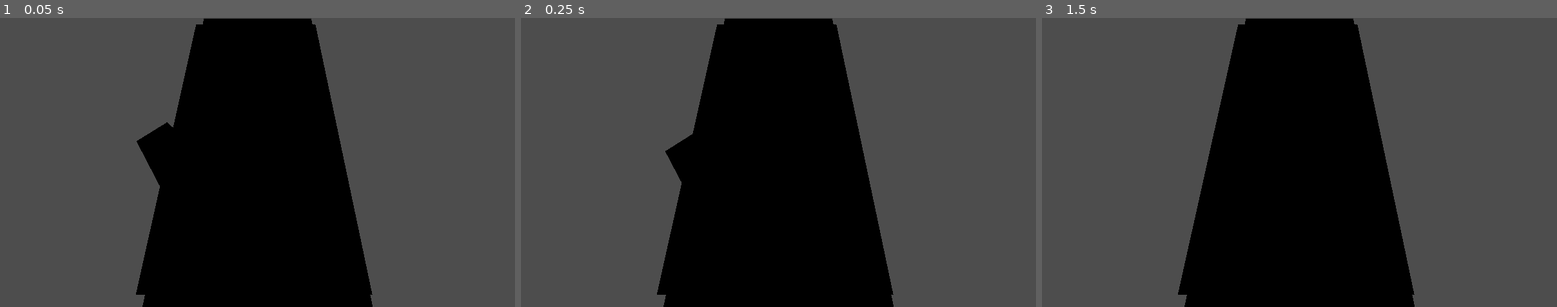
Above: before the commit, frames 1-3 (left to right).
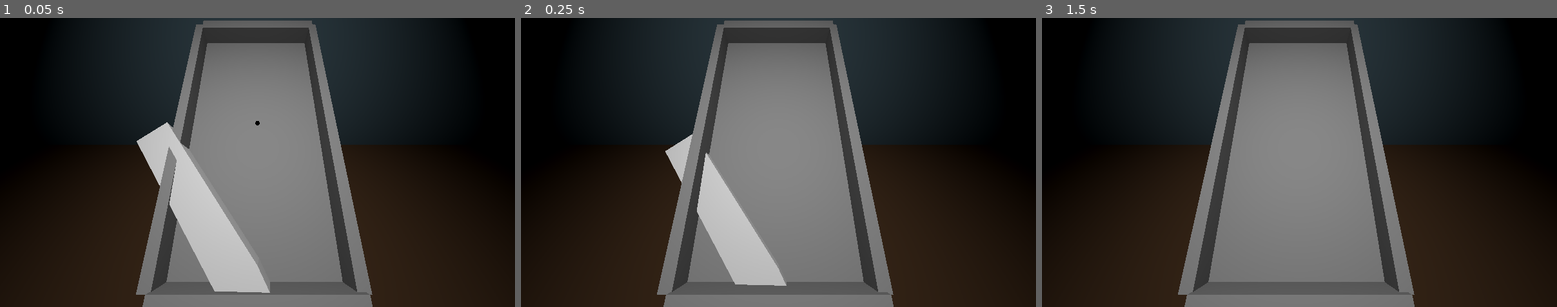
Above: after the commit, the same moments.

Repository: 2Sloppy4slime/Rolling-Heroes-Dev
Game: Godot game, scene res://scenes/layouttest.tscn
Same seed, same stepped clock (60 frames per second), same inputs: the game is played once before the commit and once after it. This scene is started directly instead of the project's main scene.
Inputs:
- Up to frame 1 (0.05 s): no input
- Up to frame 2 (0.25 s): no input
- Up to frame 3 (1.5 s): hold Shift (accept_or_right_flipper) 0.53-1.28 s; tap Enter at 1.25 s; hold S (nudge_down) from 1.28 s (still down)

The runs differ from the first frame. In frame 1, 100% of the frame differs, in the area x 0-100%, y 0-100%; in frame 2, 100%; in frame 3, 100%.

Commit message:
test sur les physiques pour comprendre
:)

Diff:
--- a/scenes/base_flipper.tscn
+++ b/scenes/base_flipper.tscn
@@ -1,19 +1,27 @@
-[gd_scene load_steps=38 format=4 uid="uid://d4m22gwseevlt"]
+[gd_scene load_steps=35 format=4 uid="uid://d4m22gwseevlt"]
 
 [ext_resource type="Texture2D" uid="uid://1proqf5oq0u8" path="res://images/665699118ff5af724a2006631d54bf0b.jpg" id="1_xwrnc"]
 [ext_resource type="PackedScene" uid="uid://rg8ng4maolo3" path="res://scenes/base_sphere.tscn" id="2_wflre"]
 [ext_resource type="Script" uid="uid://1konv62i3rbx" path="res://scenes/rigid_body_3d.gd" id="3_wflre"]
 
+[sub_resource type="PhysicsMaterial" id="PhysicsMaterial_1pmx4"]
+friction = 0.0
+bounce = 0.2
+
+[sub_resource type="SphereMesh" id="SphereMesh_x8kkn"]
+
+[sub_resource type="StandardMaterial3D" id="StandardMaterial3D_kl3nh"]
+albedo_color = Color(0.6378432, 0.6378432, 0.6378431, 1)
+metallic = 1.0
+metallic_specular = 0.6
+metallic_texture = ExtResource("1_xwrnc")
+roughness = 0.0
+
+[sub_resource type="SphereShape3D" id="SphereShape3D_tv6xk"]
+radius = 0.5094606
+
 [sub_resource type="PhysicsMaterial" id="PhysicsMaterial_yemdt"]
-friction = 0.88
-
-[sub_resource type="SphereMesh" id="SphereMesh_xuine"]
-
-[sub_resource type="StandardMaterial3D" id="StandardMaterial3D_eb3d6"]
-albedo_texture = ExtResource("1_xwrnc")
-
-[sub_resource type="SphereShape3D" id="SphereShape3D_nmyrp"]
-radius = 0.43111682
+friction = 0.0
 
 [sub_resource type="BoxMesh" id="BoxMesh_x8kkn"]
 
@@ -21,7 +29,7 @@
 
 [sub_resource type="PhysicsMaterial" id="PhysicsMaterial_xwrnc"]
 friction = 0.0
-bounce = 0.2
+bounce = 1.0
 
 [sub_resource type="BoxMesh" id="BoxMesh_wflre"]
 
@@ -65,7 +73,6 @@
 
 [sub_resource type="PhysicsMaterial" id="PhysicsMaterial_mbw2x"]
 friction = 0.0
-bounce = 1.0
 
 [sub_resource type="PhysicsMaterial" id="PhysicsMaterial_hgs3o"]
 friction = 0.0
@@ -125,51 +132,31 @@
 [sub_resource type="PhysicsMaterial" id="PhysicsMaterial_yw7vg"]
 bounce = 1.0
 
-[sub_resource type="PhysicsMaterial" id="PhysicsMaterial_1pmx4"]
-friction = 0.0
-bounce = 1.0
-
-[sub_resource type="SphereMesh" id="SphereMesh_x8kkn"]
-
-[sub_resource type="StandardMaterial3D" id="StandardMaterial3D_kl3nh"]
-albedo_color = Color(0.6378432, 0.6378432, 0.6378431, 1)
-metallic = 1.0
-metallic_specular = 0.6
-roughness = 0.0
-
-[sub_resource type="SphereShape3D" id="SphereShape3D_tv6xk"]
-radius = 0.5094606
-
 [node name="Node3D" type="Node3D"]
 
 [node name="Camera3D" type="Camera3D" parent="."]
 transform = Transform3D(1, 0, 0, 0, 0.5764181, 0.817155, 0, -0.817155, 0.5764181, 0, 2.775447, 2.4982548)
-
-[node name="sphere" type="RigidBody3D" parent="."]
-transform = Transform3D(1, 0, 0, 0, 1, 0, 0, 0, 1, 0, 0.91193813, 0)
-visible = false
-mass = 1000.0
-physics_material_override = SubResource("PhysicsMaterial_yemdt")
-gravity_scale = 3.0
-
-[node name="sphere" type="MeshInstance3D" parent="sphere"]
-transform = Transform3D(-0.7893608, 5.0030646e-08, -0.03177304, 0.026626585, 0.4310508, -0.6615031, 0.017336404, -0.66203874, -0.43070212, 0, 0, 0)
-mesh = SubResource("SphereMesh_xuine")
-skeleton = NodePath("../..")
-surface_material_override/0 = SubResource("StandardMaterial3D_eb3d6")
-
-[node name="CollisionShape3D" type="CollisionShape3D" parent="sphere"]
-transform = Transform3D(1, 0, 0, 0, 1, 0, 0, 0, 1, 0, -0.016305119, 0)
-shape = SubResource("SphereShape3D_nmyrp")
-
-[node name="sphere2" parent="sphere" instance=ExtResource("2_wflre")]
-transform = Transform3D(1, 0, 0, 0, 1, 0, 0, 0, 1, -0.023813128, 0.16999674, -0.8091366)
 
 [node name="OmniLight3D" type="OmniLight3D" parent="."]
 transform = Transform3D(1, 0, 0, 0, 1, 0, 0, 0, 1, 0, 2.4617429, 0)
 light_energy = 2.0
 omni_range = 104.170135
 
+[node name="sphere1" type="RigidBody3D" parent="."]
+transform = Transform3D(1, 0, 0, 0, 1, 0, 0, 0, 1, 0, 0.8874913, -1.979964)
+physics_material_override = SubResource("PhysicsMaterial_1pmx4")
+script = ExtResource("3_wflre")
+
+[node name="sphere" type="MeshInstance3D" parent="sphere1"]
+transform = Transform3D(0.1, 0, 0, 0, 0.099999994, 0, 0, 0, 0.10000002, 0, 0, 0)
+mesh = SubResource("SphereMesh_x8kkn")
+skeleton = NodePath("../..")
+surface_material_override/0 = SubResource("StandardMaterial3D_kl3nh")
+
+[node name="CollisionShape3D" type="CollisionShape3D" parent="sphere1" groups=["ball"]]
+transform = Transform3D(0.1, 0, 0, 0, 0.1, 0, 0, 0, 0.1, 0, 0, 0)
+shape = SubResource("SphereShape3D_tv6xk")
+
 [node name="sphere2" parent="." instance=ExtResource("2_wflre")]
 transform = Transform3D(0.9998915, 0, 0.0147300465, 0, 1, 0, -0.0147300465, 0, 0.9998915, 0.21816, 0.9318367, -1.9942439)
 gravity_scale = 4.5
@@ -177,14 +164,15 @@
 [node name="Node3D" type="Node3D" parent="."]
 transform = Transform3D(1, 0, 0, 0, 0.93969244, -0.34202006, 0, 0.34202006, 0.93969244, 0, 0, 0)
 
-[node name="StaticBody3D" type="StaticBody3D" parent="Node3D"]
+[node name="floot" type="StaticBody3D" parent="Node3D"]
 transform = Transform3D(3, 0, 0, 0, 0.2, 0, 0, 0, 5, 0, 0, 0)
-
-[node name="MeshInstance3D" type="MeshInstance3D" parent="Node3D/StaticBody3D"]
+physics_material_override = SubResource("PhysicsMaterial_yemdt")
+
+[node name="MeshInstance3D" type="MeshInstance3D" parent="Node3D/floot"]
 mesh = SubResource("BoxMesh_x8kkn")
 skeleton = NodePath("../../..")
 
-[node name="CollisionShape3D" type="CollisionShape3D" parent="Node3D/StaticBody3D"]
+[node name="CollisionShape3D" type="CollisionShape3D" parent="Node3D/floot"]
 shape = SubResource("BoxShape3D_kl3nh")
 
 [node name="StaticBody3D2" type="StaticBody3D" parent="Node3D"]
@@ -286,7 +274,7 @@
 shape = SubResource("CylinderShape3D_shq33")
 
 [node name="Bumper 2" type="StaticBody3D" parent="Node3D/Node3D2"]
-transform = Transform3D(1, 0, 0, 0, 1, 0, 0, 0, 1, 0.0950222, 0.2, -1.2224776)
+transform = Transform3D(1, 0, 0, 0, 0.99999994, 0, 0, 0, 0.99999994, 0.0005168915, 0.20000002, -1.2224776)
 physics_material_override = SubResource("PhysicsMaterial_mbw2x")
 
 [node name="MeshInstance3D" type="MeshInstance3D" parent="Node3D/Node3D2/Bumper 2"]
@@ -357,18 +345,3 @@
 [node name="CollisionShape3D" type="CollisionShape3D" parent="Node3D/PaleD"]
 transform = Transform3D(-0.5, 0, 0.8660253, 0, 1, 0, -0.8660253, 0, -0.5, 0.44242564, 0.17888272, 1.8355117)
 shape = SubResource("BoxShape3D_n1vkw")
-
-[node name="RigidBody3D" type="RigidBody3D" parent="."]
-transform = Transform3D(1, 0, 0, 0, 1, 0, 0, 0, 1, 0, 0.8874913, -1.979964)
-physics_material_override = SubResource("PhysicsMaterial_1pmx4")
-script = ExtResource("3_wflre")
-
-[node name="sphere" type="MeshInstance3D" parent="RigidBody3D"]
-transform = Transform3D(0.1, 0, 0, 0, 0.099999994, 0, 0, 0, 0.10000002, 0, 0, 0)
-mesh = SubResource("SphereMesh_x8kkn")
-skeleton = NodePath("../..")
-surface_material_override/0 = SubResource("StandardMaterial3D_kl3nh")
-
-[node name="CollisionShape3D" type="CollisionShape3D" parent="RigidBody3D" groups=["ball"]]
-transform = Transform3D(0.1, 0, 0, 0, 0.1, 0, 0, 0, 0.1, 0, 0, 0)
-shape = SubResource("SphereShape3D_tv6xk")
--- a/scenes/layouttest.tscn
+++ b/scenes/layouttest.tscn
@@ -67,19 +67,16 @@
 
 [node name="Floor" type="MeshInstance3D" parent="decor"]
 transform = Transform3D(15, 0, 0, 0, 15, 0, 0, 0, 15, 0, -3.0823352, 0)
-visible = false
 mesh = SubResource("PlaneMesh_nm0m5")
 surface_material_override/0 = SubResource("StandardMaterial3D_nm0m5")
 
 [node name="Wall" type="MeshInstance3D" parent="decor"]
 transform = Transform3D(14.999999, 0, 0, 0, -6.5567076e-07, -14.999999, 0, 14.999999, -6.5567076e-07, 0, 0, -2.8137589)
-visible = false
 mesh = SubResource("PlaneMesh_nm0m5")
 surface_material_override/0 = SubResource("StandardMaterial3D_130ib")
 
 [node name="SpotLight3D" type="SpotLight3D" parent="decor"]
 transform = Transform3D(1, 0, 0, 0, -4.371139e-08, 1, 0, -1, -4.371139e-08, 0, 7.490961, 1.591686)
-visible = false
 light_energy = 6.585
 spot_range = 18.215153
 spot_angle = 51.22182
